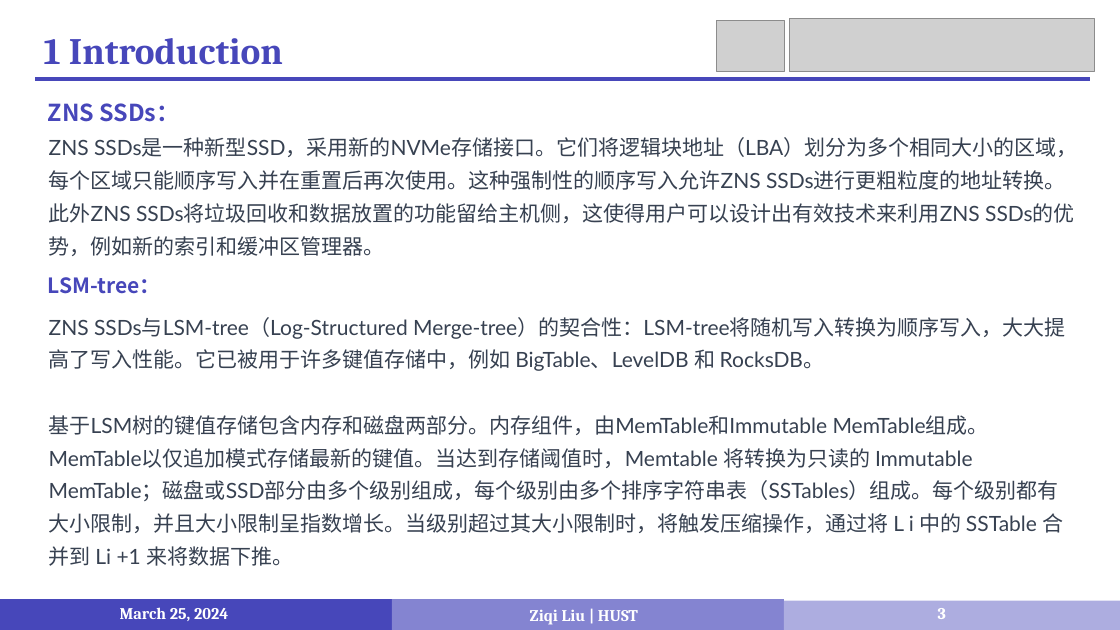
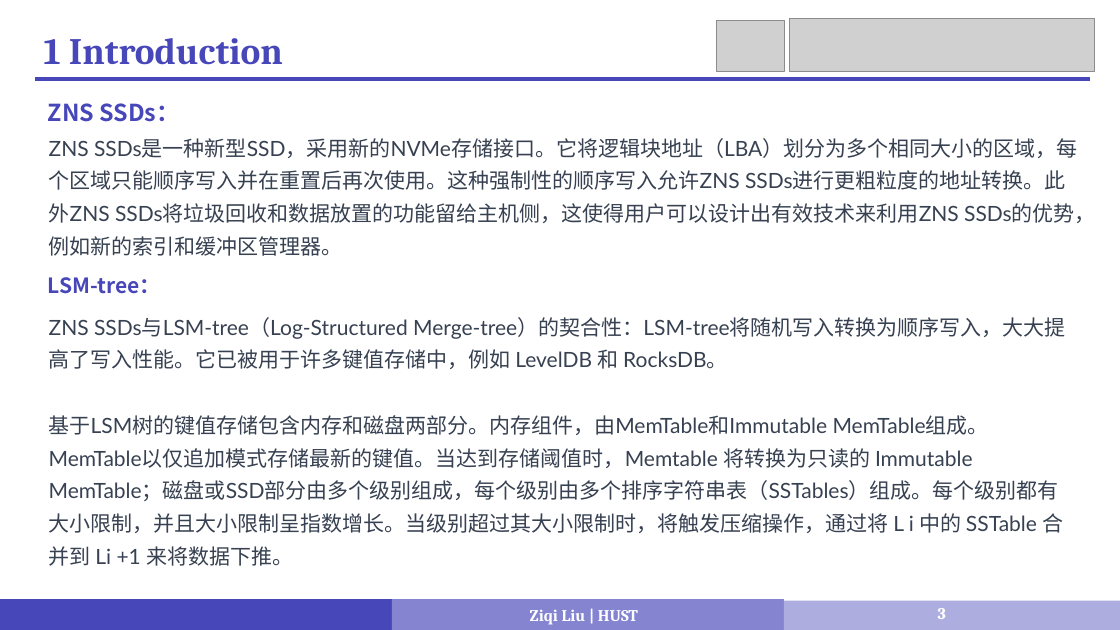
Before and after one commit to LiuziqiOvO/md, a slide deck: slide 3 of Paper/报告/5_ZoneKV .pptx. Drawn at 1120x630 pixels with LibreOffice and Linux fonts; fonts in the diff are those of the drawing; grey boxes stand for pictures. Boxes give left, top, right and bottom in pixels: in the first picture for what was removed or moved away, otherwise in the second. Text is boxed around its words. In the diff, an @@ line names an element or a change of style, - is before the commit and + after.

```diff
--- a/Paper/报告/5_ZoneKV .pptx
+++ b/Paper/报告/5_ZoneKV .pptx
@@ text at (x1=49, y1=138, x2=1096, y2=256): text changed @@
-ZNS SSDs是一种新型SSD，采用新的NVMe存储接口。它们将逻辑块地址（LBA）划分为多个相同大小的区域，每个区域只能顺序写入并在重置后再次使用。这种强制性的顺序写入允许ZNS SSDs进行更粗粒度的地址转换。此外ZNS SSDs将垃圾回收和数据放置的功能留给主机侧，这使得用户可以设计出有效技术来利用ZNS SSDs的优势，例如新的索引和缓冲区管理器。
+ZNS SSDs是一种新型SSD，采用新的NVMe存储接口。它将逻辑块地址（LBA）划分为多个相同大小的区域，每个区域只能顺序写入并在重置后再次使用。这种强制性的顺序写入允许ZNS SSDs进行更粗粒度的地址转换。此外ZNS SSDs将垃圾回收和数据放置的功能留给主机侧，这使得用户可以设计出有效技术来利用ZNS SSDs的优势，例如新的索引和缓冲区管理器。
@@ text at (x1=49, y1=317, x2=1066, y2=369): text changed @@
-ZNS SSDs与LSM-tree（Log-Structured Merge-tree）的契合性：LSM-tree将随机写入转换为顺序写入，大大提高了写入性能。它已被用于许多键值存储中，例如 BigTable、LevelDB 和 RocksDB。
+ZNS SSDs与LSM-tree（Log-Structured Merge-tree）的契合性：LSM-tree将随机写入转换为顺序写入，大大提高了写入性能。它已被用于许多键值存储中，例如 LevelDB 和 RocksDB。
@@ text removed at (x1=120, y1=607, x2=228, y2=621) @@
-March 25, 2024
```
Also in this commit, not shown: 13 other slides changed, 7 slides added, 12 slides removed, 3 other files.
